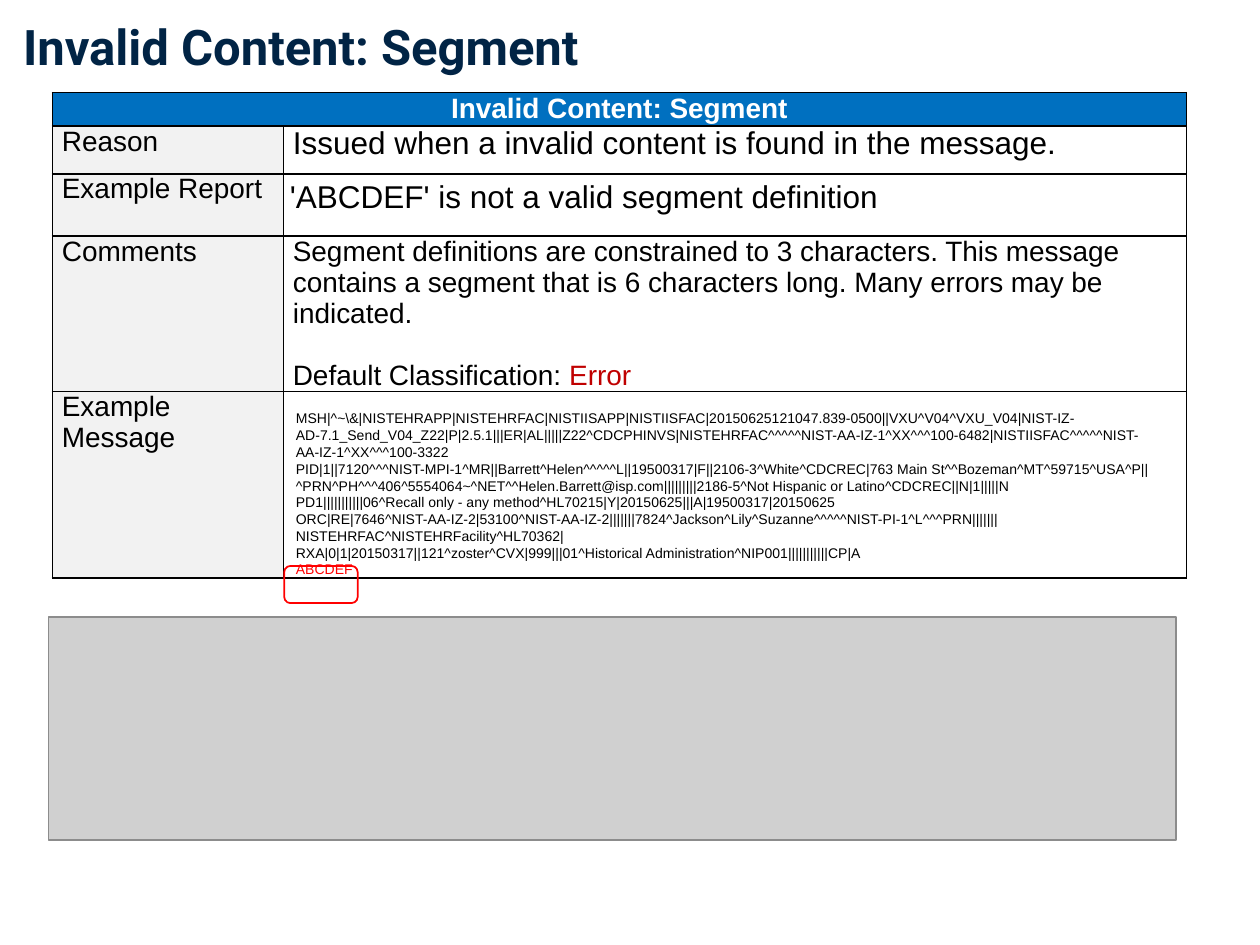
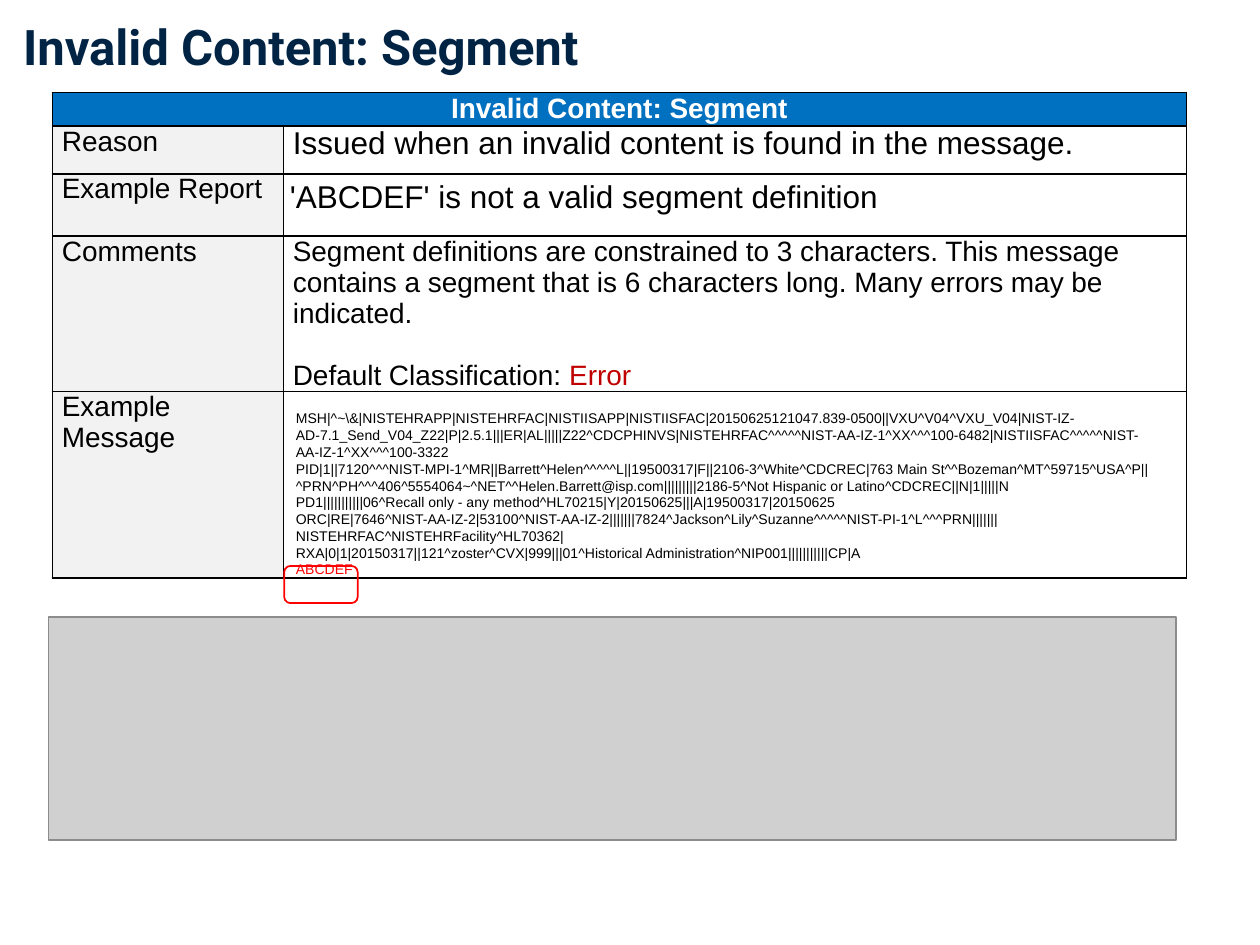
Before and after one commit to usnistgov/hit-iz-tool, a slide deck: slide 39 of hit-iz-resource/src/main/resources/Documentation/UserDocs/app/NIST-HL7v2-Understanding-Validation.pptx. Drawn at 1260x945 pixels with LibreOffice and Linux fonts; fonts in the diff are those of the drawing; grey boxes stand for pictures; background and template pictures are left out. Boxes give left, top, right and bottom in pixels: in the first picture for what was removed or moved away, otherwise in the second. Text is boxed around its words. In the diff, an @@ line names an element or a change of style, - is before the commit and + after.

```diff
--- a/hit-iz-resource/src/main/resources/Documentation/UserDocs/app/NIST-HL7v2-Understanding-Validation.pptx
+++ b/hit-iz-resource/src/main/resources/Documentation/UserDocs/app/NIST-HL7v2-Understanding-Validation.pptx
@@ table at box(53, 93, 1187, 606) @@
-row 2, column 2: Issued when a invalid content is found in the message.
+row 2, column 2: Issued when an invalid content is found in the message.
```
Also in this commit, not shown: 7 other slides changed, 19 other files.
